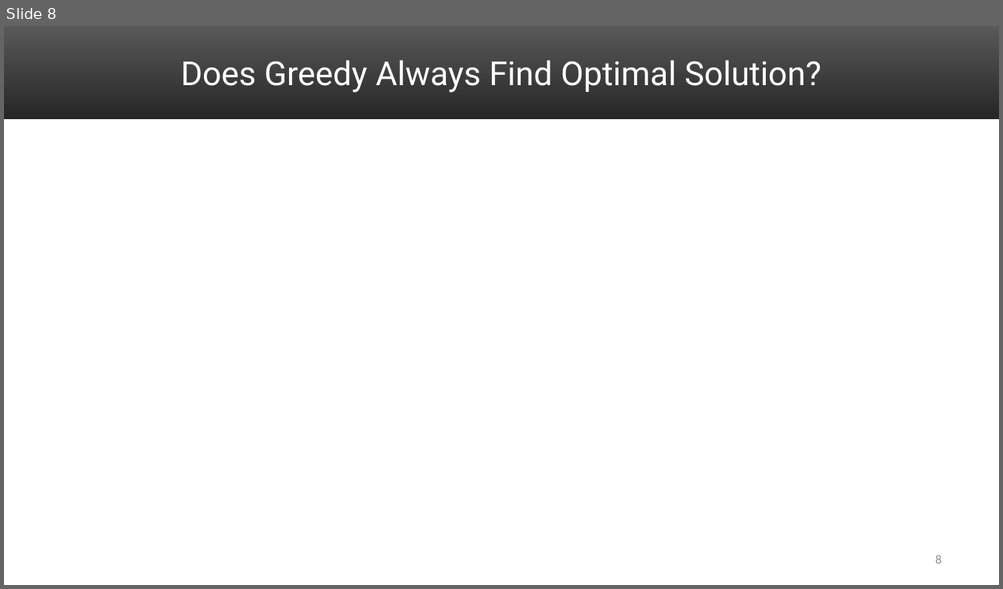
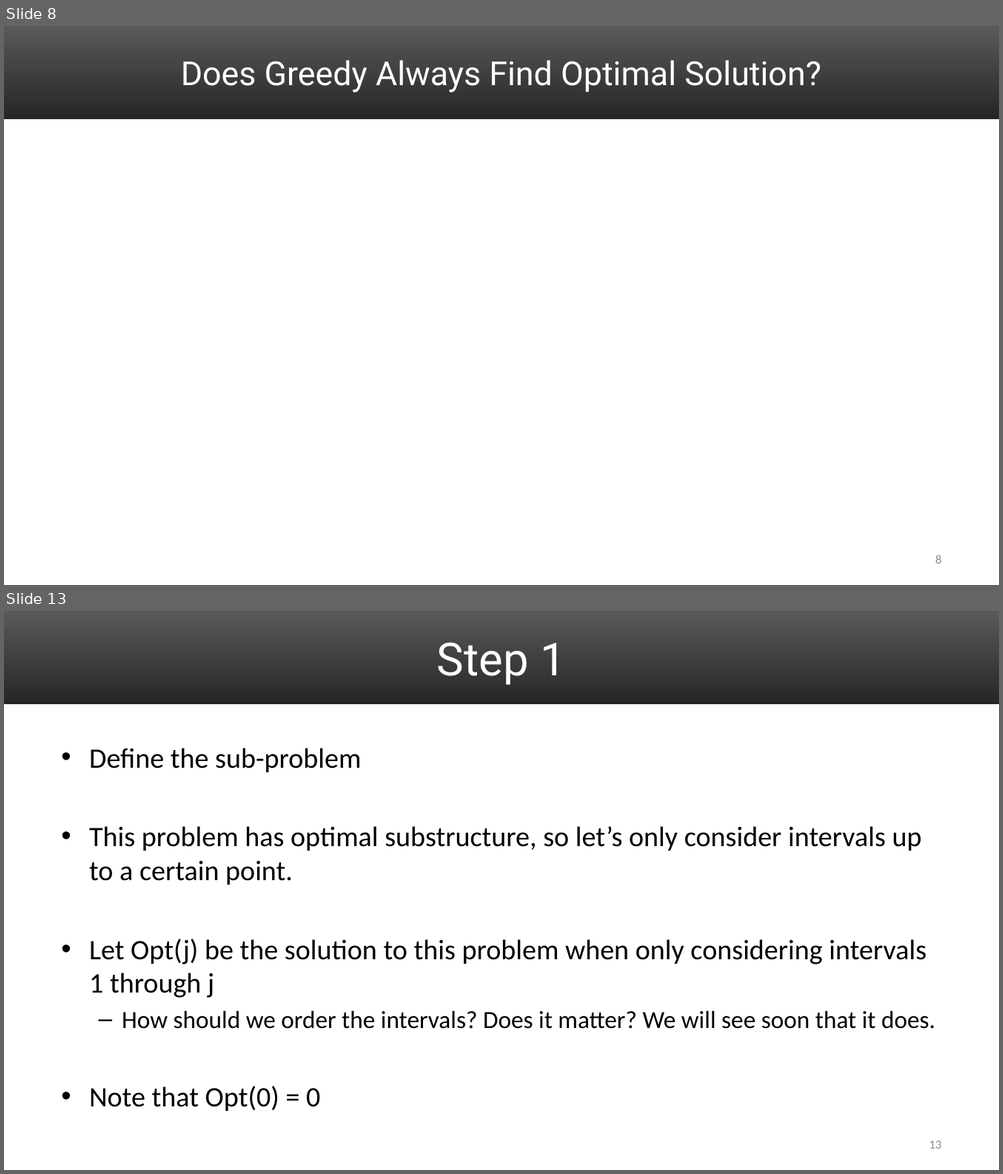
Before and after one commit to uva-cs/cs4102-f21, a slide deck: slides/DP_activitySelect_Proof.pptx. Shown one above the other, each under a label of ours: slide 8 before the commit, slides 8 and 13 after it; the slides between them are not shown. The pictures are 1003x589 and 1003x1174 pixels, drawn with LibreOffice and Linux fonts; fonts in the diff are those of the drawing; grey boxes stand for pictures. Boxes give left, top, right and bottom in pixels: in the first picture for what was removed or moved away, otherwise in the second. Text is boxed around its words. In the diff, an @@ line names an element or a change of style, - is before the commit and + after.

```diff
--- a/slides/DP_activitySelect_Proof.pptx
+++ b/slides/DP_activitySelect_Proof.pptx
@@ slide 13 added at box(4, 611, 999, 1170), background #FFFFFF; not listed: 1 template element that a slide beside it also shows @@
@@ title added at box(437, 642, 566, 685), 44 pt, text #FFFFFF @@
+Step 1
@@ text added at box(89, 748, 935, 1111), 27.2 pt, text #000000 @@
+• Define the sub-problem
+• This problem has optimal substructure, so let’s only consider intervals up to a certain point.
+• Let Opt(j) be the solution to this problem when only considering intervals 1 through j
+  – How should we order the intervals? Does it matter? We will see soon that it does.
+• Note that Opt(0) = 0
@@ page number added at box(929, 1141, 942, 1149), 12 pt, text #8C8C8C @@
+13
```
Also in this commit, not shown: 14 other slides added, 1 other file.
